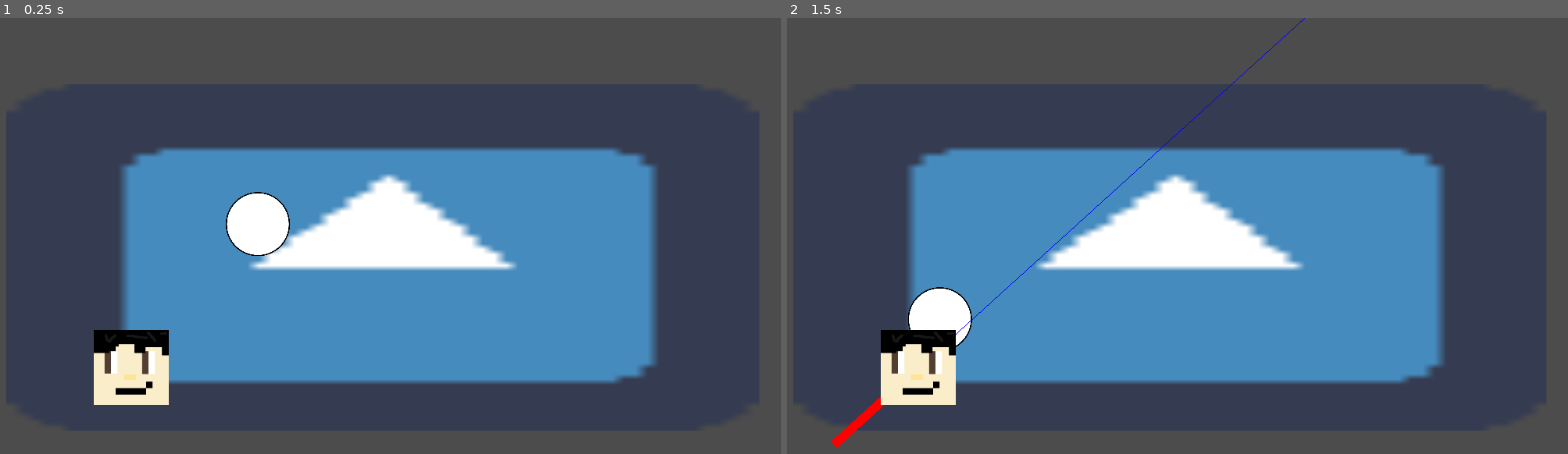
Above: before the commit, frames 1-2 (left to right).
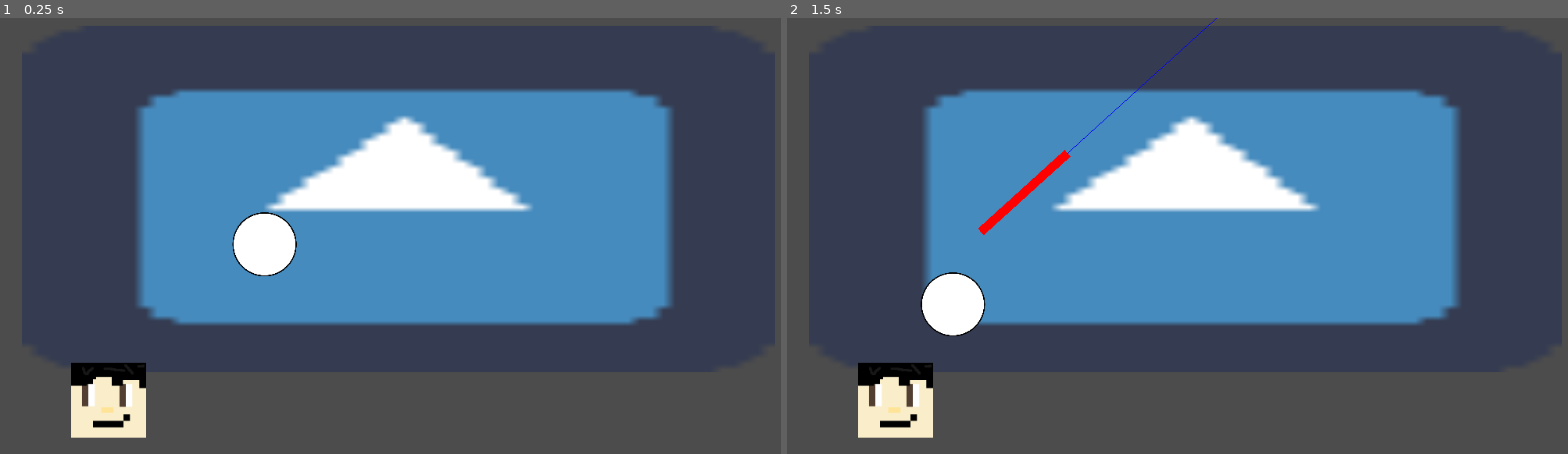
Above: after the commit, the same moments.

Repository: zilber-ran/crashem
Game: Godot game, scene res://Scenes/Main.tscn
Same seed, same stepped clock (60 frames per second), same inputs: the game is played once before the commit and once after it. The engine's default icon, where the game draws it, is replaced by a stand-in: a white triangle on a blue panel in a dark square.
Inputs (mouse positions are in pixels of both pictures, inside the frame that each line leads up to):
- Up to frame 1 (0.25 s): no input
- Up to frame 2 (1.5 s): tap Enter at 0.5 s; move the mouse to (919, 366) at 0.52 s; press the mouse at (919, 366) at 0.53 s; tap Space at 1.25 s; move the mouse to (1021, 275) at 1.27 s; release the mouse at (1021, 275) at 1.28 s; click (1021, 275) at 1.35 s

The runs differ from the first frame. In frame 1, 30% of the frame differs, in the area x 9-87%, y 16-97%; in frame 2, 30%, in the area x 5-87%, y 0-99%.

Commit message:
Improved ball mechanichs
*Ball now stops at a set min speed, and can only be luanched when is not in motion
**started working on enemy factory script to summon enemies when pressing space_bar - needs further impementation...

Diff:
--- /dev/null
+++ b/Scenes/Enemy_Factory.tscn
@@ -0,0 +1,6 @@
+[gd_scene load_steps=2 format=2]
+
+[ext_resource path="res://Scripts/Enemy_Factory.gd" type="Script" id=1]
+
+[node name="Enemy_Factory" type="Node2D"]
+script = ExtResource( 1 )
--- a/Scenes/Main.tscn
+++ b/Scenes/Main.tscn
@@ -6,8 +6,8 @@
 [node name="Main" type="Node2D"]
 
 [node name="Board" parent="." instance=ExtResource( 3 )]
-position = Vector2( 499.053, 307.013 )
+position = Vector2( 519.27, 232.093 )
 scale = Vector2( 1.004, 0.463 )
 
 [node name="Player" parent="." instance=ExtResource( 2 )]
-position = Vector2( 339.049, 264.298 )
+position = Vector2( 147.586, 490.247 )
--- a/Scenes/Player.tscn
+++ b/Scenes/Player.tscn
@@ -4,17 +4,18 @@
 [ext_resource path="res://Scenes/VectorCreator.tscn" type="PackedScene" id=2]
 [ext_resource path="res://Scripts/Player RB2D.gd" type="Script" id=3]
 
-[sub_resource type="PhysicsMaterial" id=2]
-friction = 5.0
-bounce = 50.0
+[sub_resource type="PhysicsMaterial" id=1]
+friction = 20.0
+bounce = 30.0
 
-[sub_resource type="CircleShape2D" id=1]
+[sub_resource type="CircleShape2D" id=2]
 radius = 8.08975
 
 [node name="Player" type="Node2D"]
 
 [node name="Player RB2D" type="RigidBody2D" parent="."]
-physics_material_override = SubResource( 2 )
+position = Vector2( 200, -200 )
+physics_material_override = SubResource( 1 )
 gravity_scale = 0.0
 script = ExtResource( 3 )
 
@@ -25,10 +26,9 @@
 [node name="Player ColisionShape" type="CollisionShape2D" parent="Player RB2D"]
 position = Vector2( 0, -0.5 )
 scale = Vector2( 5, 5 )
-shape = SubResource( 1 )
+shape = SubResource( 2 )
 
 [node name="VectorCreator" parent="." instance=ExtResource( 2 )]
-position = Vector2( -162.53, 183.948 )
 scale = Vector2( 7.5, 7.5 )
 
 [connection signal="vector_created" from="VectorCreator" to="Player RB2D" method="launch"]
--- /dev/null
+++ b/Scripts/Enemy_Factory.gd
@@ -0,0 +1,23 @@
+extends Node2D
+
+
+# Declare member variables here. Examples:
+# var a = 2
+# var b = "text"
+var enemy_scene = load("res://Scenes/Enemy.tscn")
+
+func _summon_enemy() -> void:
+	var enemy = enemy_scene.instance()
+	add_child(enemy)
+
+# Called when the node enters the scene tree for the first time.
+func _ready():
+	pass # Replace with function body.
+
+func _on_input_event(_viewport, event, _shape_idx) -> void:
+
+	if event.is_action_pressed("Space"):
+		_summon_enemy()
+# Called every frame. 'delta' is the elapsed time since the previous frame.
+#func _process(delta):
+#	pass
--- a/Scripts/Player RB2D.gd
+++ b/Scripts/Player RB2D.gd
@@ -6,16 +6,32 @@
 # var b = "text"
 var speed = 50
 
+var stop_speed = 100
+var cur_speed = Vector2.ZERO
+var VC = Node2D
+var parent = Node2D
 
+func _stop_slow() -> void:
+	cur_speed = get_linear_velocity()
+
+	if cur_speed.length() <= stop_speed:
+		set_linear_velocity(Vector2.ZERO)
+		VC.can_launch = true
+
+func _process(delta):
+	_stop_slow()
 
 # Called when the node enters the scene tree for the first time.
 func _ready():
-	set_bounce(50)
-	pass # Replace with function body.
+	 parent = get_parent()
+	 VC = parent.get_node("VectorCreator")
+	 # Replace with function body.
 
 func _launch(force : Vector2) -> void:
 
 	apply_impulse(Vector2.ZERO, force * speed)
+	VC.can_launch = false
+	VC._reset()
 # Called every frame. 'delta' is the elapsed time since the previous frame.
 #func _process(delta):
 #	pass
--- a/Scripts/VectorCreator.gd
+++ b/Scripts/VectorCreator.gd
@@ -3,6 +3,9 @@
 signal vector_created(vector)
 
 export var maximum_length := 20
+
+
+var can_launch = true
 
 var touch_down := false
 var position_start := Vector2.ZERO
@@ -45,7 +48,8 @@
 
 
 func _on_input_event(_viewport, event, _shape_idx) -> void:
+	if can_launch:
 
-	if event.is_action_pressed("ui_touch"):
-		touch_down = true
-		position_start = event.position
+		if event.is_action_pressed("ui_touch"):
+			touch_down = true
+			position_start = event.position
